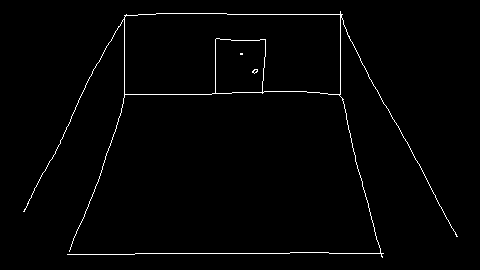
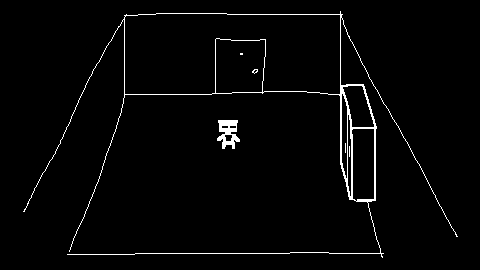
Revision of a layered 480px x 270px image; what changed, layer by layer:
added layer "WARDROBE" above "PLAYER REF" over [340, 84, 377, 202]
showed "PLAYER REF" over [217, 120, 240, 149]
